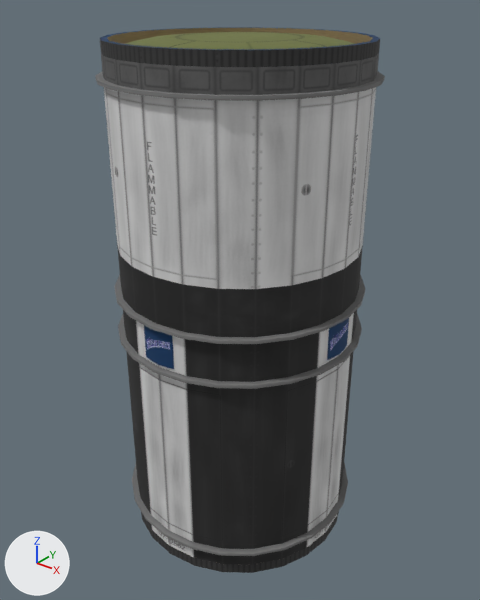
Two versions of the FBX model Unity/Assets/Models/Titan1800.FBX, one commit apart.
One viewpoint serves both versions: a camera (50 mm lens) standing at (3.03, -3.79, 2.36) and looking at (0.0, 0.01, 0.01). The lights are fixed; the arrows at lower left show +X, +Y and +Z. Objects named as collision shapes, trigger or cutter boxes, shadow casters or lower levels of detail are left out. Where no turn or scale is listed for an object, it has been applied to the vertices.

In view in the first picture: 'BarrelBand002', 'BarrelBand003', 'BarrelBand004', 'BarrelBand005', 'Cylinder003', 'EndCap001', 'TankSleeve001', 'TankSleeve002', 'decalPanel001', 'decalPanel002'.
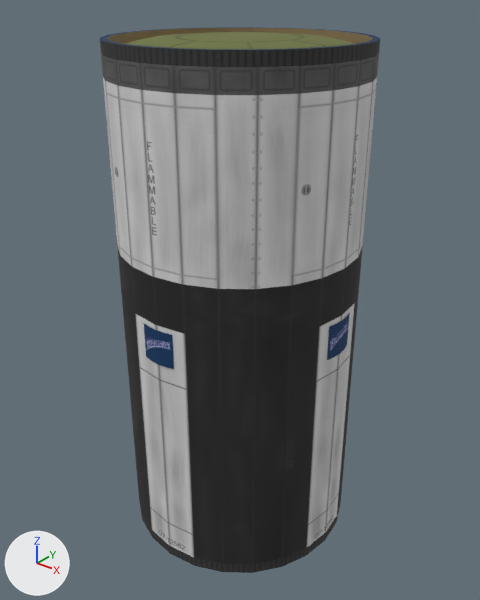
What differs and where, as boxes (x1, y1, x2, y2) in the pictures (480 x 600 px):
'BarrelBand004', deleted
    before: (114, 275, 365, 344)
'BarrelBand005', deleted
    before: (118, 314, 362, 389)
'BarrelBand002', deleted
    before: (132, 463, 348, 556)
'BarrelBand003', deleted
    before: (95, 72, 385, 101)

Edits to the bpy script that builds the scene:
```text
Remove ob_barrelband004:
    ob_barrelband004 = bpy.data.objects.new('BarrelBand004', me_mesh_012)
    ob_barrelband004.location = (0.0, 0.0, 0.176)
Remove ob_barrelband002:
    ob_barrelband002 = bpy.data.objects.new('BarrelBand002', me_mesh_002)
    ob_barrelband002.location = (0.0, 0.0, -1.75)
Remove ob_barrelband005:
    ob_barrelband005 = bpy.data.objects.new('BarrelBand005', me_mesh_013)
    ob_barrelband005.location = (0.0, 0.0, -0.176)
Remove ob_barrelband003:
    ob_barrelband003 = bpy.data.objects.new('BarrelBand003', me_mesh)
    ob_barrelband003.location = (0.0, 0.0, 1.75)
```
